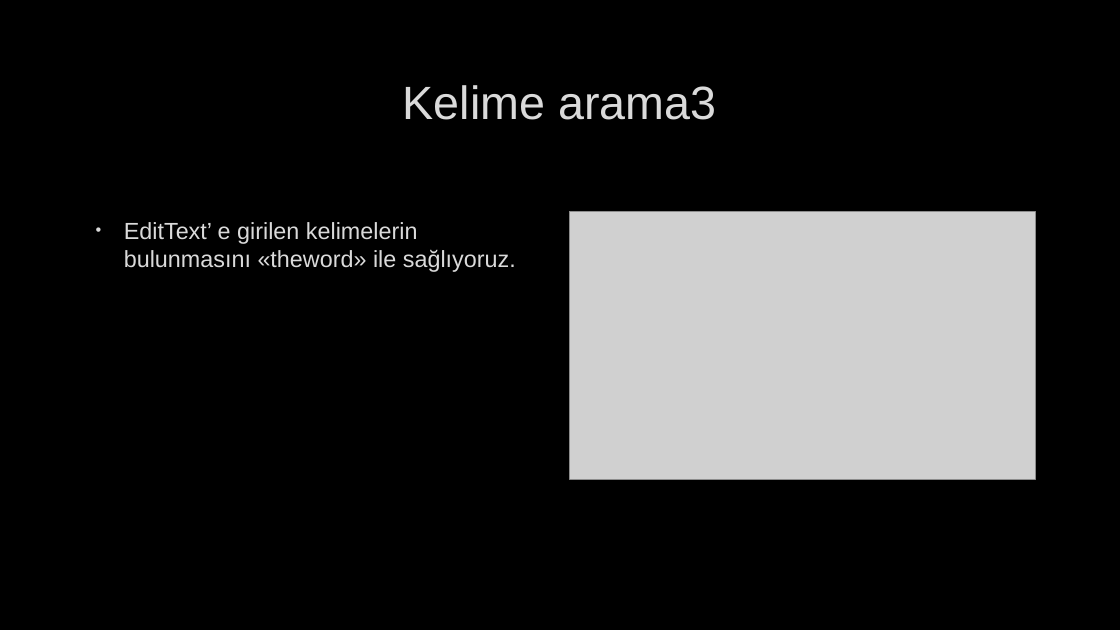
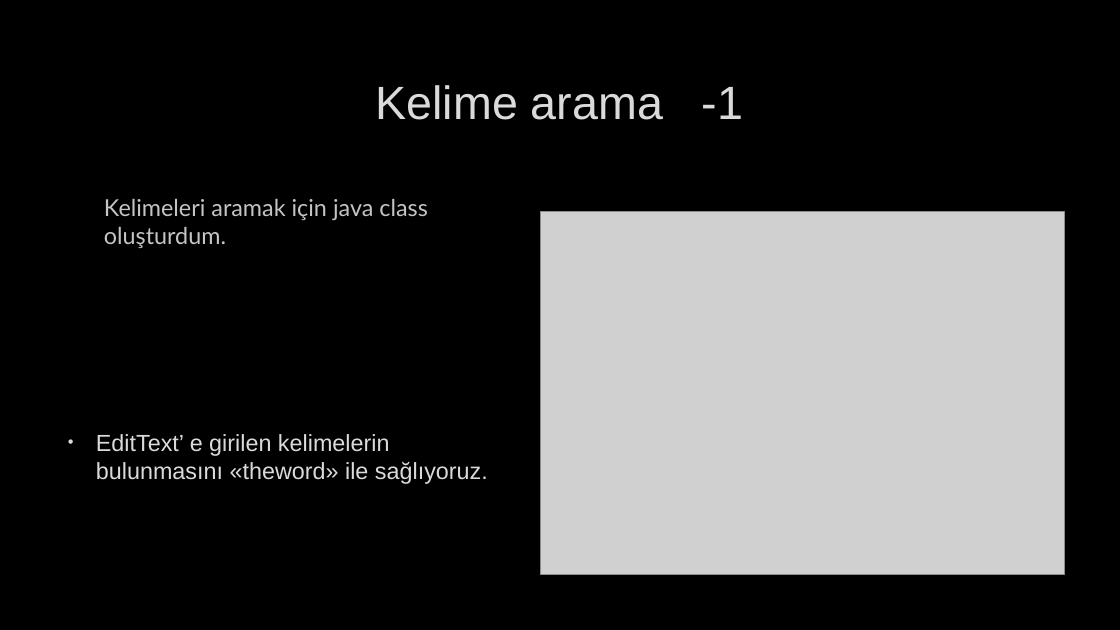
Before and after one commit to BilalMercan/Kotlin_Sozluk_Proje, a slide deck: slide 11 of Kotlin Sözlük Uygulaması Proje/Sözlük Uygulaması.pptx. Drawn at 1120x630 pixels with LibreOffice and Linux fonts; fonts in the diff are those of the drawing; grey boxes stand for pictures; background and template pictures are left out. Boxes give left, top, right and bottom in pixels: in the first picture for what was removed or moved away, otherwise in the second. Text is boxed around its words. In the diff, an @@ line names an element or a change of style, - is before the commit and + after.

```diff
--- a/Kotlin Sözlük Uygulaması Proje/Sözlük Uygulaması.pptx
+++ b/Kotlin Sözlük Uygulaması Proje/Sözlük Uygulaması.pptx
@@ title at <box>376,85,743,120</box>: text changed @@
-Kelime arama3
+Kelime arama -1
@@ text added at <box>104,199,427,248</box>, 20 pt, text #C4C4C4 @@
+Kelimeleri aramak için java class oluşturdum.
@@ picture: place and size @@
-picture at <box>570,212,1035,480</box>
+picture at <box>540,212,1065,574</box>
@@ text "EditText’ e girilen kelimelerin bulunmasını ...": place and size @@
-text "EditText’ e girilen kelimelerin bulunmasını ..." at <box>124,222,516,272</box>
+text "EditText’ e girilen kelimelerin bulunmasını ..." at <box>96,434,488,484</box>
```
Also in this commit, not shown: 4 other slides changed, 1 slide added.
